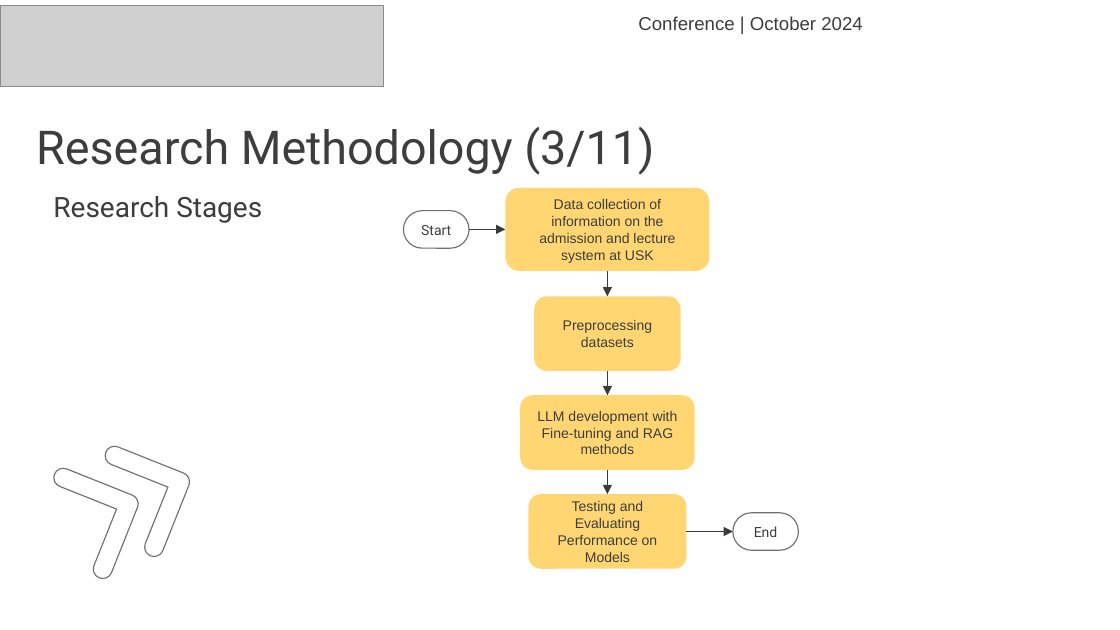
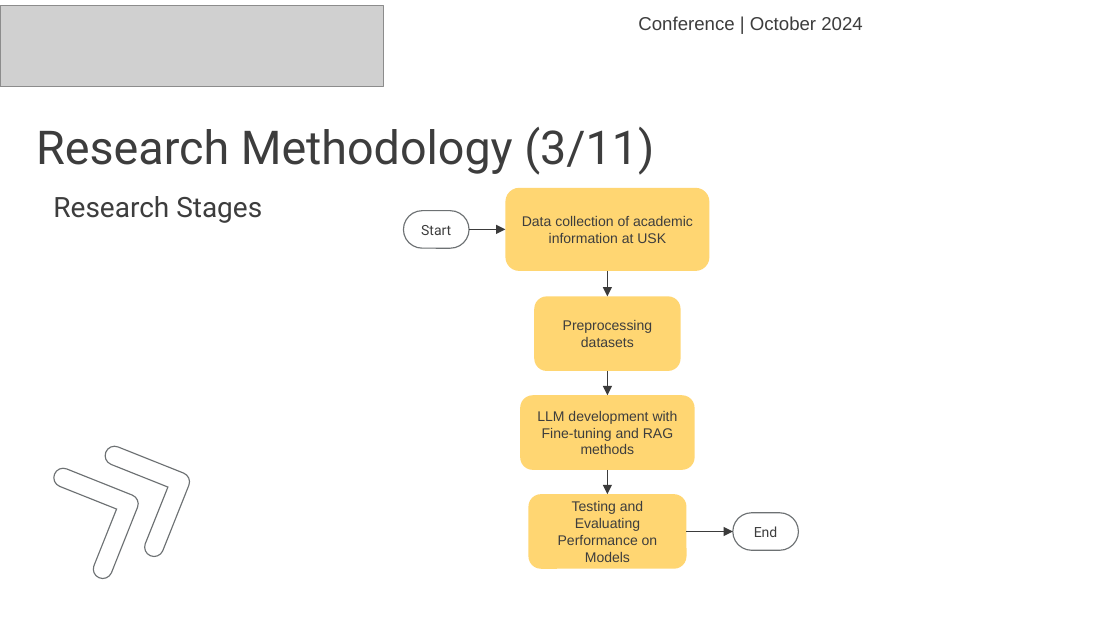
Before and after one commit to haryra/Tesis-s2-ai, a slide deck: slide 21 of Presentasi Conference Hary Rachmat 2108207010009 english.pptx. Drawn at 1120x630 pixels with LibreOffice and Linux fonts; fonts in the diff are those of the drawing; grey boxes stand for pictures. Boxes give left, top, right and bottom in pixels: in the first picture for what was removed or moved away, otherwise in the second. Text is boxed around its words. In the diff, an @@ line names an element or a change of style, - is before the commit and + after.

```diff
--- a/Presentasi Conference Hary Rachmat 2108207010009 english.pptx
+++ b/Presentasi Conference Hary Rachmat 2108207010009 english.pptx
@@ text in rounded rectangle at [522, 216, 693, 243]: text changed @@
-Data collection of information on the admission and lecture system at USK
+Data collection of academic information at USK
```
Also in this commit, not shown: 3 other slides changed.
